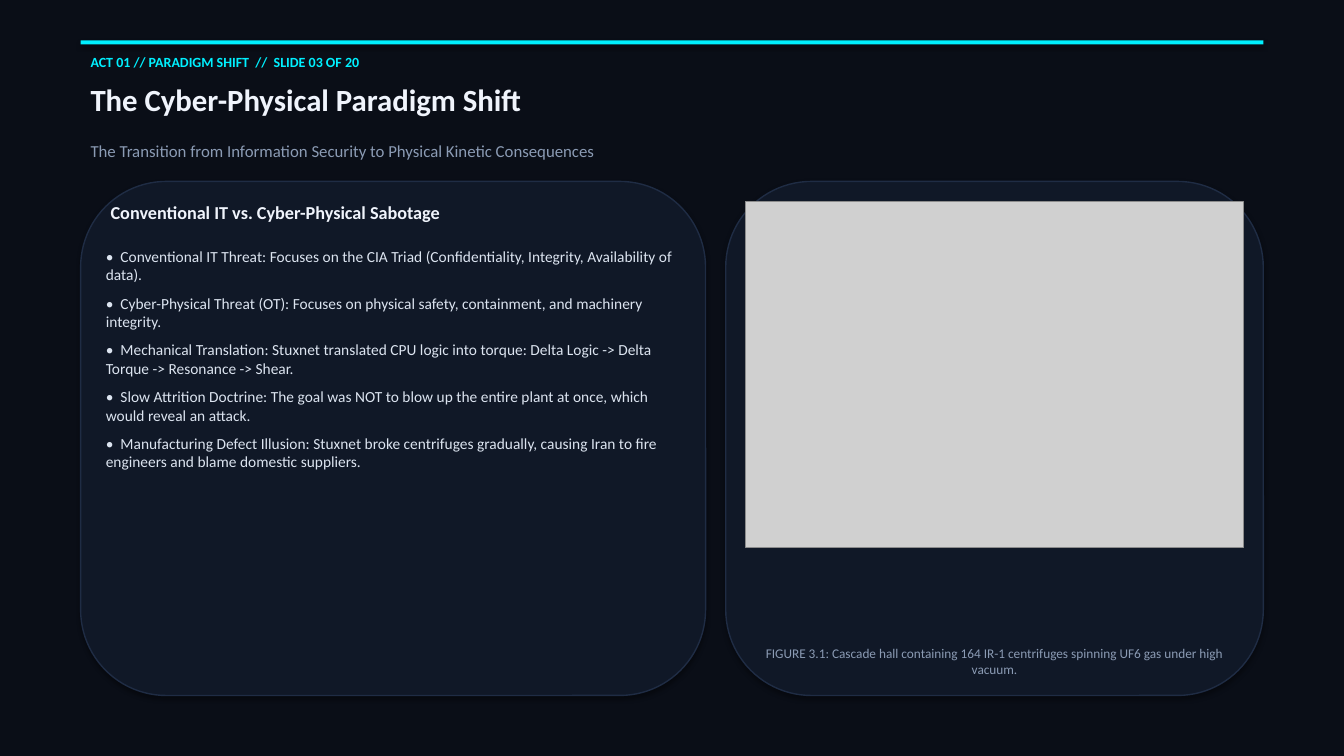
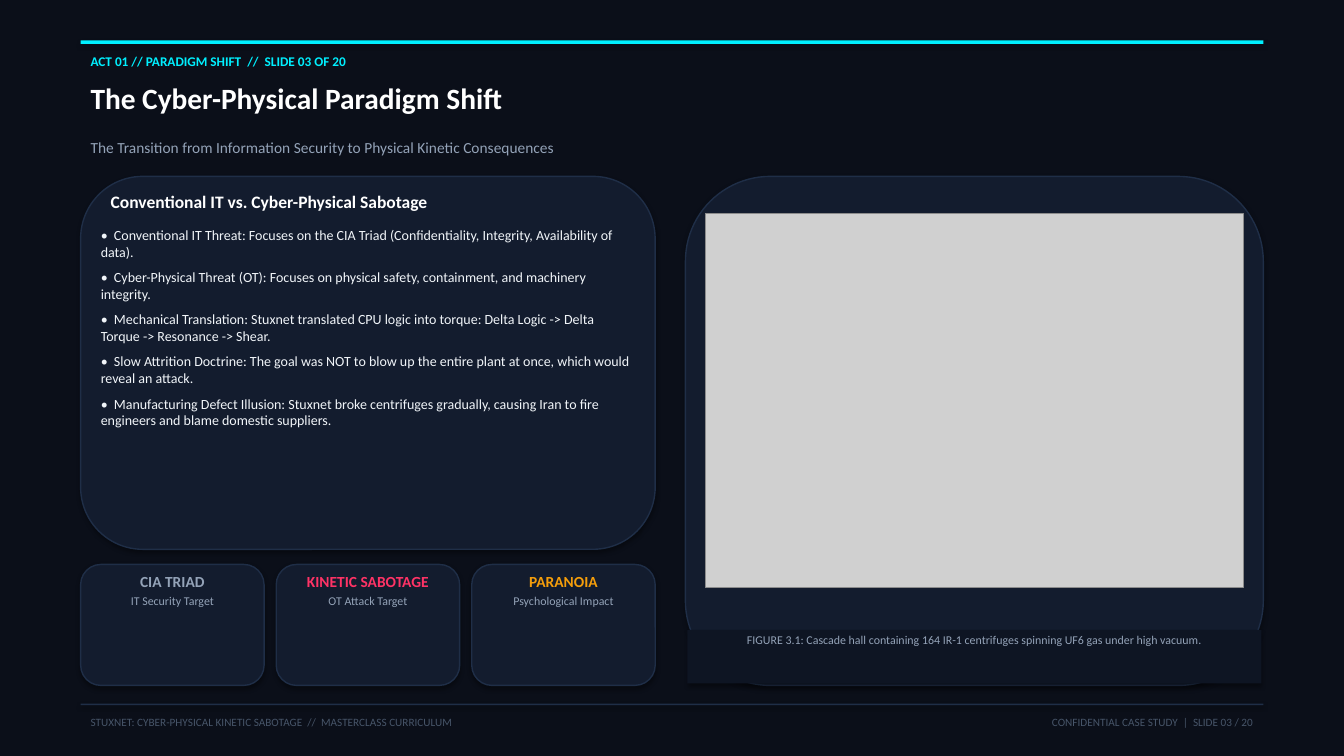
Before and after one commit to sivaoffl04/Cyber-Blog, a slide deck: slide 3 of Case Study/STUXNET/STUXNET_Masterclass_Seminar_20_Slides.pptx. Drawn at 1344x756 pixels with LibreOffice and Linux fonts; fonts in the diff are those of the drawing; grey boxes stand for pictures. Boxes give left, top, right and bottom in pixels: in the first picture for what was removed or moved away, otherwise in the second. Text is boxed around its words. In the diff, an @@ line names an element or a change of style, - is before the commit and + after.

Commit message:
feat(case-studies): add comprehensive vulnerability remediation and incident protection blueprints to all case studies and enhance Stuxnet masterclass PPTX

```diff
--- a/Case Study/STUXNET/STUXNET_Masterclass_Seminar_20_Slides.pptx
+++ b/Case Study/STUXNET/STUXNET_Masterclass_Seminar_20_Slides.pptx
@@ rectangle at [0,0,1344,756]: fill #0A0E17 to #0B0F19 @@
@@ text "ACT 01 // PARADIGM SHIFT ..." at [91,57,345,66]: size 10 to 9.5 pt @@
@@ text "The Cyber-Physical Paradigm Shift" at [91,88,502,114]: size 22 to 21 pt, text colour #F0F4FC to #FFFFFF @@
@@ text "The Transition from Information Security ..." at [91,142,553,156]: size 12 to 11 pt, text colour #8B9BB4 to #94A3B8 @@
@@ rounded rectangle: place and size @@
-rounded rectangle at [81,181,706,696]
+rounded rectangle at [81,176,655,549]
@@ rounded rectangle at [81,176,655,549]: fill #101827 to #131C2E; outline #1F2C44 1 pt to #1F2E47 1 pt @@
@@ rounded rectangle at [686,176,1263,686]: fill #101827 to #131C2E; outline #1F2C44 1 pt to #1F2E47 1 pt @@
@@ rounded rectangle: place and size @@
-rounded rectangle at [726,181,1263,696]
+rounded rectangle at [686,176,1263,686]
@@ text "Conventional IT vs. Cyber-Physical Sabotage": place and size @@
-text "Conventional IT vs. Cyber-Physical Sabotage" at [111,206,440,222]
+text "Conventional IT vs. Cyber-Physical Sabotage" at [111,195,427,211]
@@ text "Conventional IT vs. Cyber-Physical Sabotage" at [111,195,427,211]: size 13 to 12.5 pt, text colour #F0F4FC to #FFFFFF @@
@@ text "• Conventional IT Threat: Focuses ...": place and size @@
-text "• Conventional IT Threat: Focuses ..." at [106,251,672,470]
+text "• Conventional IT Threat: Focuses ..." at [101,230,629,428]
@@ text "• Conventional IT Threat: Focuses ..." at [101,230,629,428]: size 11 to 10 pt, text colour #DCE4F0 to #F1F5F9; less space between paragraphs @@
@@ picture: place and size @@
-picture at [746,202,1243,548]
+picture at [706,214,1243,589]
@@ rounded rectangle added at [81,565,264,686], fill #131C2E, outline #1F2E47 1 pt @@
@@ rounded rectangle added at [276,565,460,686], fill #131C2E, outline #1F2E47 1 pt @@
@@ rounded rectangle added at [472,565,655,686], fill #131C2E, outline #1F2E47 1 pt @@
@@ text added at [131,577,214,607], 8.5 pt, text #94A3B8 @@
+CIA TRIAD
+IT Security Target
@@ text added at [307,577,429,607], 11 pt, text #FF3366, bold @@
+KINETIC SABOTAGE
+OT Attack Target
@@ text added at [513,577,613,607], 8.5 pt, text #94A3B8 @@
+PARANOIA
+Psychological Impact
@@ rectangle added at [688,630,1261,684], fill #0E1523 @@
@@ text "FIGURE 3.1: Cascade hall containing ...": place and size @@
-text "FIGURE 3.1: Cascade hall containing ..." at [766,649,1222,674]
+text "FIGURE 3.1: Cascade hall containing ..." at [747,636,1201,646]
@@ text "FIGURE 3.1: Cascade hall containing ..." at [747,636,1201,646]: size 9.5 to 8.5 pt, text colour #8B9BB4 to #94A3B8 @@
@@ rectangle added at [81,704,1263,705], fill #1F2E47 @@
@@ text added at [91,719,452,726], 8 pt, text #475569 @@
+STUXNET: CYBER-PHYSICAL KINETIC SABOTAGE // MASTERCLASS CURRICULUM
@@ text added at [1052,719,1252,726], 8 pt, text #475569 @@
+CONFIDENTIAL CASE STUDY | SLIDE 03 / 20
```
Also in this commit, not shown: 19 other slides changed, 5 other files.
